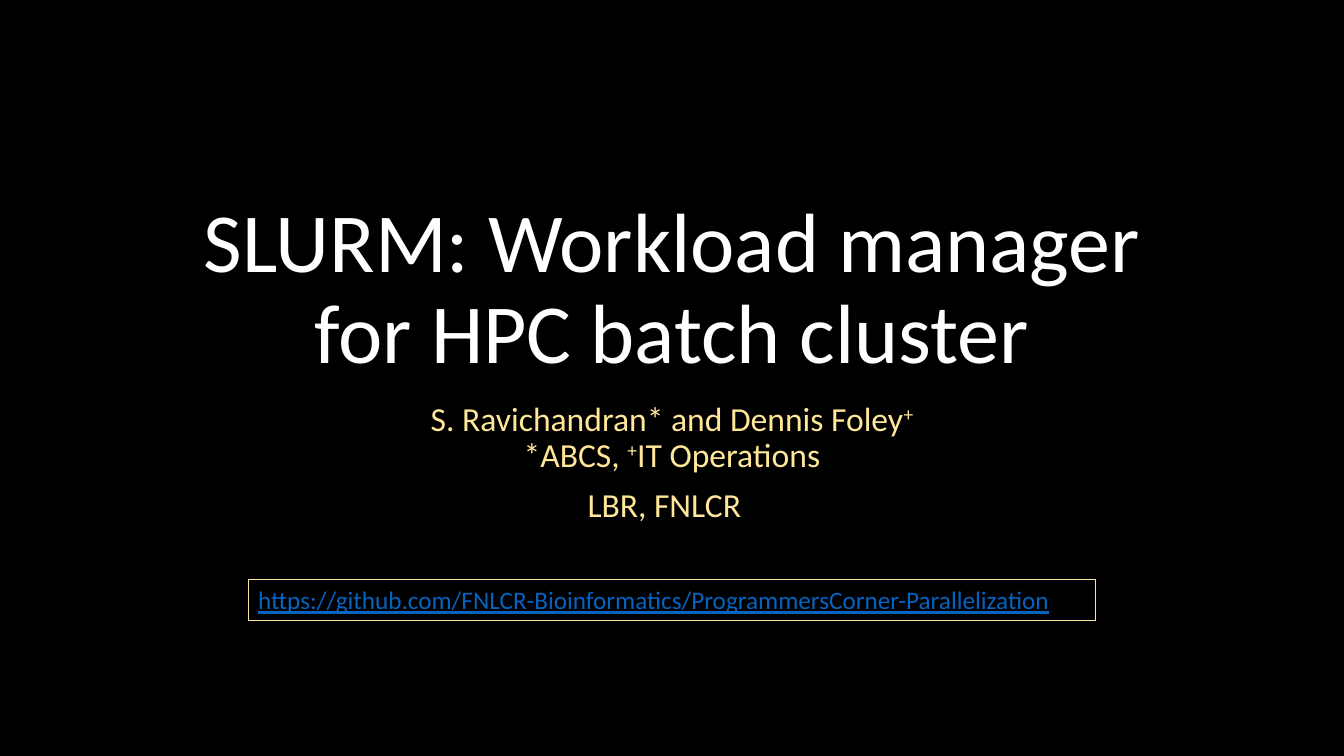
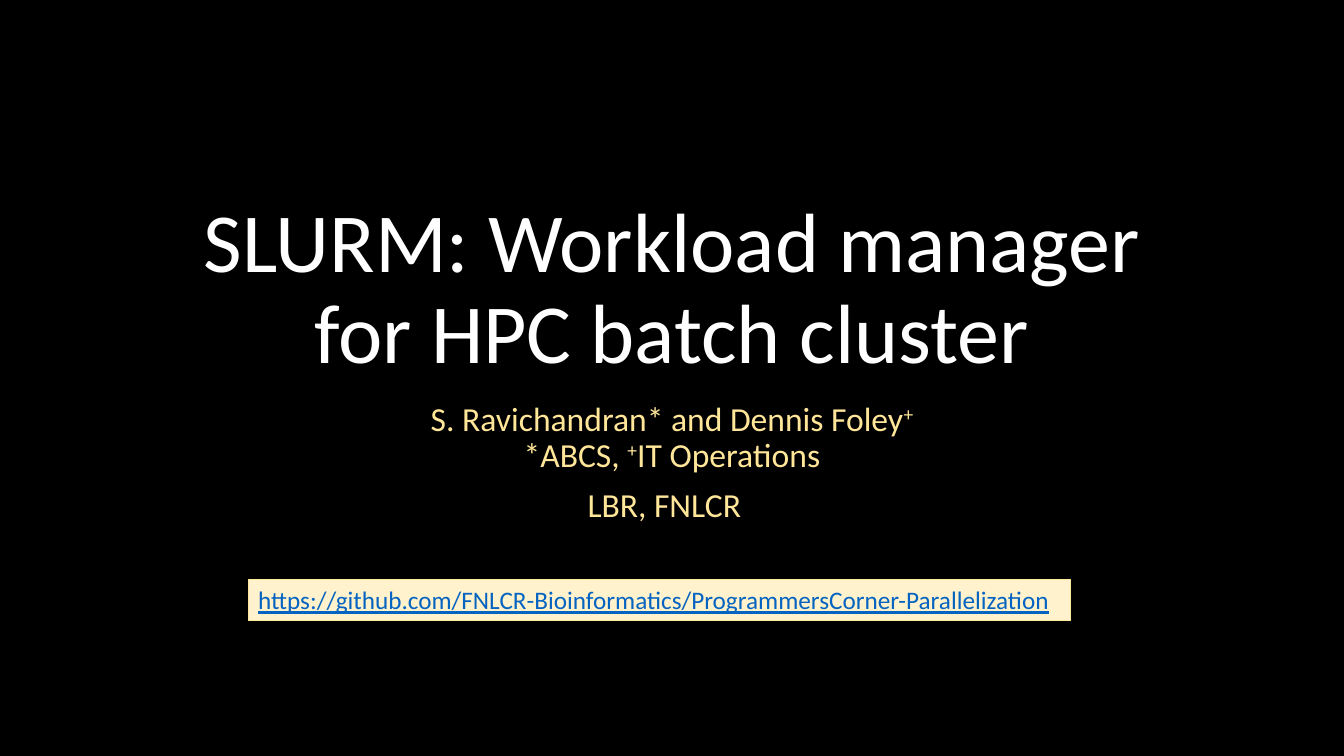
Before and after one commit to Bioinformatics-User-Forum/ProgrammersCorner-Parallelization, a slide deck: slide 2 of SLURM_08012018.pptx. Drawn at 1344x756 pixels with LibreOffice and Linux fonts; fonts in the diff are those of the drawing. Boxes give left, top, right and bottom in pixels: in the first picture for what was removed or moved away, otherwise in the second. Text is boxed around its words. In the diff, an @@ line names an element or a change of style, - is before the commit and + after.

```diff
--- a/SLURM_08012018.pptx
+++ b/SLURM_08012018.pptx
@@ rectangle "https://github.com/FNLCR-Bioinformatics/ProgrammersCorner-Pa ..." resized from (x1=248, y1=580, x2=1096, y2=620) to (x1=248, y1=580, x2=1071, y2=620) @@
@@ rectangle "https://github.com/FNLCR-Bioinformatics/ProgrammersCorner-Pa ..." at (x1=248, y1=580, x2=1071, y2=620): fill none to #FFF2CC @@
```
Also in this commit, not shown: 3 other slides changed.
